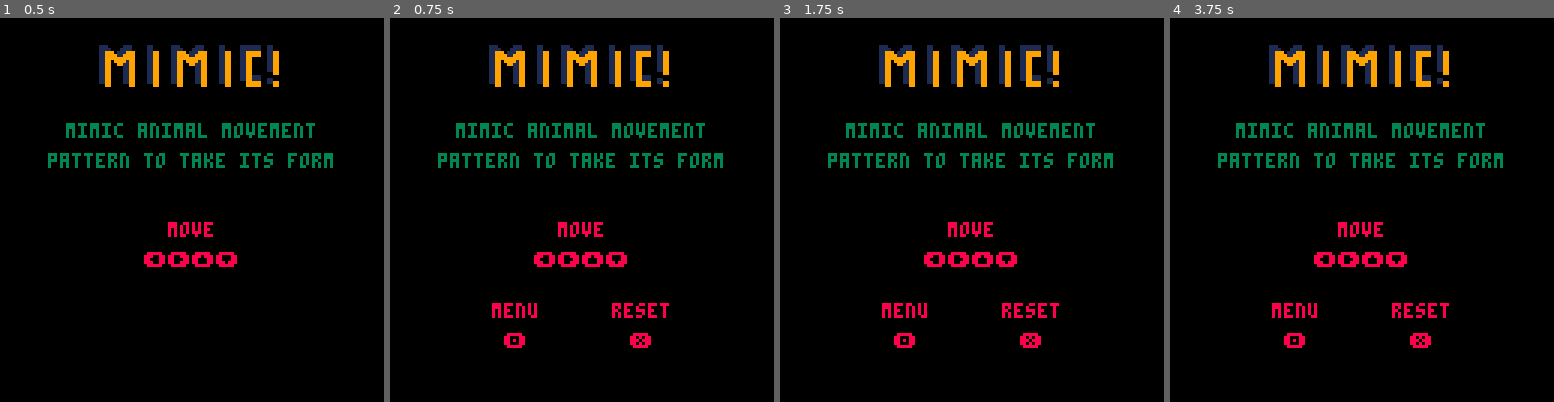
Above: before the commit, frames 1-4 (left to right).
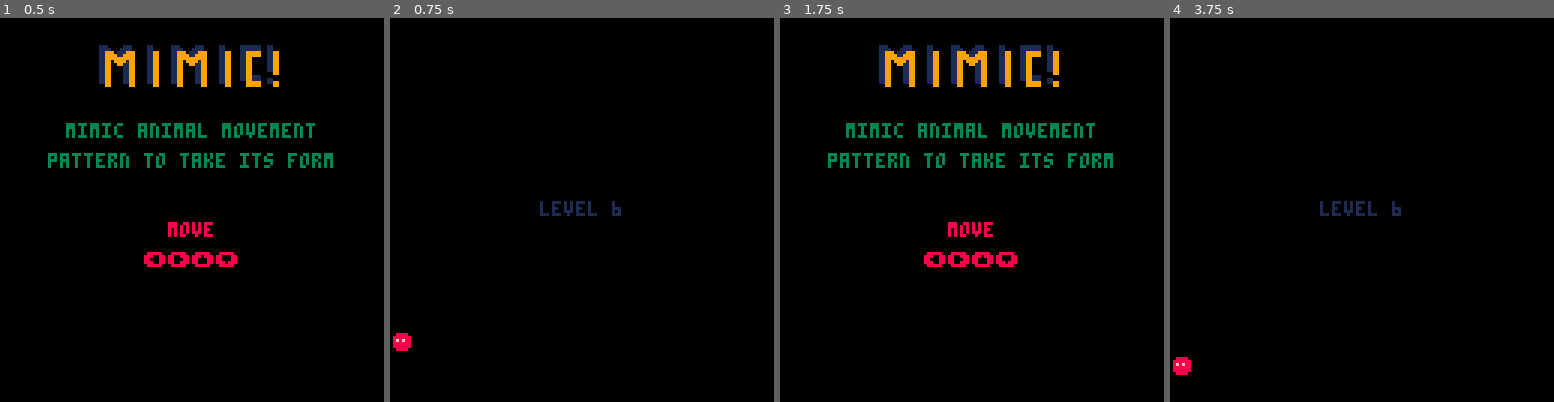
Above: after the commit, the same moments.

Repository: sourencho/mimic
Game: PICO-8 cartridge mimic.p8
The game is run twice, just before and just after one commit, with the same random seed, the same clock (stepped at 60 frames per second) and the same inputs.
Inputs:
- Up to frame 1 (0.5 s): tap X (X key) at 0.33 s
- Up to frame 2 (0.75 s): tap O (Z key) at 0.7 s
- Up to frame 3 (1.75 s): tap X (X key) at 1.07 s; hold Right from 1.6 s (still down); tap O (Z key) at 1.7 s
- Up to frame 4 (3.75 s): tap X (X key) at 1.85, 2.97 s; release Right at 2.1 s; tap O (Z key) every 0.4 s from 2.1 to 3.7 s; hold Up 2.15-2.42 s; hold Right 2.47-3.03 s; hold Left 3.08-3.58 s; hold Down from 3.63 s (still down)

Frame 1 is identical in both runs. In frame 2, 7.4% of the frame differs, in the area x 0-87%, y 7-87%; in frame 3, 0.8%; in frame 4, 7.4%.

Commit message:
Complete cloud tile type and add new lvl - make tile animations start at random tick - add pushable tree - add new level where you need to kill and push to win

Diff:
--- a/mimic.p8
+++ b/mimic.p8
@@ -23,7 +23,7 @@
 stuck_text = "press \151 to restart"
 
 level_size = 16
-level_count = 6
+level_count = 7
 start_level = 6
 
 debug = "DEBUG\n"
@@ -43,6 +43,7 @@
 ground = 4
 rock_small = 5
 cloud = 6
+tree_small = 7
 
 
 -- tile spr values
@@ -50,20 +51,32 @@
 wtr_spr_1 = 144
 wtr_spr_2 = 161
 wtr_spr_3 = 176
-
-tiles = {tree, water, rock, ground, win, rock_small, cloud}
+cld_spr_1 = 67
+cld_spr_2 = 83
+cld_spr_3 = 99
+cld_spr_4 = 115
+
+tiles = {tree, water, rock, ground, win, rock_small, cloud, tree_small}
 level_tiles = {}
 tile_frame_counts = {
     [win_spr] = 1,
     [wtr_spr_1] = 4,
     [wtr_spr_2] = 3,
     [wtr_spr_3] = 4,
+    [cld_spr_1] = 4,
+    [cld_spr_2] = 4,
+    [cld_spr_3] = 4,
+    [cld_spr_4] = 4,
 }
 tile_frame_speeds = {
     [win_spr] = 2,
     [wtr_spr_1] = 60,
     [wtr_spr_2] = 80,
     [wtr_spr_3] = 120,
+    [cld_spr_1] = 500,
+    [cld_spr_2] = 500,
+    [cld_spr_3] = 500,
+    [cld_spr_4] = 500,
 }
 
 -- ACTORS
@@ -83,13 +96,13 @@
     {
         spr_n = butter_spr,
         pattern = {{0, 1}, {0, 1}, {0, 1}, {0, -1} , {0, -1}, {0, -1}},
-        move_abilities = {tree, win},
+        move_abilities = {tree, tree_small, win},
         push_abilities = {},
     },
     {
         spr_n = bird_spr,
         pattern = {{0, -1}, {1, 0}, {0, 1}, {0, -1} , {-1, 0}, {0, 1}},
-        move_abilities = {cloud},
+        move_abilities = {cloud, win},
         push_abilities = {},
     },
 }
@@ -398,7 +411,7 @@
 function init_actors(l)
     for n in all(npcs) do
         local n_pos = find_sprite(l, n.spr_n)
-        if n_pos != nill then
+        if n_pos != nil then
             make_actor(n_pos[1], n_pos[2], n.spr_n, n.pattern, n.move_abilities, n.push_abilities)
         end
     end
@@ -423,7 +436,7 @@
 player_pattern_i = 0
 player_pattern_size = 10 -- must be 1 longer than the max npc pattern length
 player_move_abilities = {ground, win}
-player_push_abilities = {rock_small}
+player_push_abilities = {rock_small, tree_small}
 
 function init_player(l)
     local player_pos = find_sprite(l, player_spr)
@@ -581,9 +594,10 @@
     local tile_frame_speed = tile_frame_speeds[tile_spr]
     if (tile_frame_speed == nil) tile_frame_speed = 0
     tile.speed = tile_frame_speed
+    tile.tick_offset = flr(rnd(tile.speed))
 
     tile.spr = tile_spr
-    tile.frame = rnd(tile_frame_count)
+    tile.frame = flr(rnd(tile_frame_count))
     return tile
 end
 
@@ -674,7 +688,7 @@
     for i=0,level_size do
         for j=0,level_size do
             t = level_tiles[i][j]
-            if t.frames != 0 and tick % t.speed == 0 then
+            if t.frames != 0 and (tick + t.tick_offset) % t.speed == 0 then
                 t.frame += 1
                 t.frame %= t.frames
             end
@@ -711,6 +725,7 @@
 end
 
 function debug_log(s)
+    if(s == null) s = "nil"
     debug..=s.."\n"
 end
 
@@ -1032,7 +1047,7 @@
 
 
 __gff__
-0000080000000000000104100404000000000000000000000002000101000000000000000000000000020201000000000000000000000000000202000000000008100000000000020202020002020008040420000000000202020200000000080101000000000002020202020202000880000040404040400000000000000008
+0000080000000000000104100404000000000000000000000002000101000000000000000000000000020201000000000000000000000000000202000000000008100040404040020202020202020008040420404040400202020200000000080101804040404002020202020202000880000040404040400000000000000008
 0808080808080808080808080808080802020202020000000800000000000000020202020000000000000000000000000202020200000000000000000000000000000000000000000000000000000000000000000000000000000000000000000000000000000000000000000000000000000000000000000000000000000000
 __map__
 60606060606060606160606060606060000000000000000000000000000000000b0b0b0b61610b0b0b0b0b0b0b0b0b0b0000000000000000000000000000000060616160606060606060606060616060000000000000000000000000000000005760616161616060606061616060606100000000000000000000000000000000
@@ -1051,38 +1066,38 @@
 6060606a48496060600b606060606060000000000000000000000000000000000b0b0b0b0b0b0b0b0b0b0b6160606160000000000000000000000000000000006061576060500b0b515051515160606000000000000000000000000000000000600b606060616161515151515150505000000000000000000000000000000000
 60616160616749606060606060606160000000000000000000000000000000000b0b0b0b0b0b0b0b0b0b0b60616160610000c00000000000000000000000000048486d6061605060605151506060606100000000000000000000000000000000600b606060616060605150505150505000000000000000000000000000000000
 606060606060a1606060606060606060000000000000000000000000000000000b0b0b0b0b0b0b0b0b0b0b0b0b6061610000000000000000000000000000000060606060606061606160606060606109000000000000000000000000000000006160606160606161616150505050505000000000000000000000000000000000
-6160606160606060616060616061606000000000000000000000000000000000616161616161616161616161616161610000000000000000000000000000000050505050505050505050505050505050000000000000000000000000000000000000000000000000000000000000000000000000000000000000000000000000
-6061606060606061616161616160606000000000000000000000000000000000614141414141414141414141414141610000000000000000000000000000000050414141414141414141414141414150000000000000000000000000000000000000000000000000000000000000000000000000000000000000000000000000
-6060606061616161606061606061606000000000000000000000000000000000610b4141414141414141414141410b610000000000000000000000000000000050414141414141414141414141414150000000000000000000000000000000000000000000000000000000000000000000000000000000000000000000000000
-606061616060606061606051515060610000000000000000000000000000000061414141416060515151415151600b610000000000000000000000000000000050414141414141414141414141414150000000000000000000000000000000000000000000000000000000000000000000000000000000000000000000000000
-60616161606160606061605040506060000000000000000000000000000000006141414160605151516041520b6041610000000000000000000000000000000050414141414141414141414141414150000000000000000000000000000000000000000000000000000000000000000000000000000000000000000000000000
-6060606060606061616060505050606000000000000000000000000000000000614141416060515151606151410b41610000000000000000000000c40000000050414141414141414141414141414150000000000000000000000000000000000000000000000000000000000000000000000000000000000000000000000000
-6061606160606060605150515051515000000000000000000000000000000000614141416051515151615150415151610000000000000000000000000000000050414141767373737341414141414150000000000000000000000000000000000000000000000000000000000000000000000000000000000000000000000000
-6060606060606060605041505050615100000000000000000000000000000000614141416051514051616060415151610000000000000000000000000000000050414141737477737541414141414150000000000000000000000000000000000000000000000000000000000000000000000000000000000000000000000000
-6061606041414160605141505150605000000000000000000000000000000000614141416060515150616160515160600000000000000000000000000000000050414141737475777441414141414150000000000000000000000000000000000000000000000000000000000000000000000000000000000000000000000000
-6160615241414141605041505150605100000000000000000000000000000000614141414160615150515151515160600000000000000000000000000000000050414141767774757341414141414150000000000000d40000000000000000000000000000000000000000000000000000000000000000000000000000000000
-6060515041414141605041505050605000000000000000000000000000000000604141414141416061606060616061610000000000000000000000000000000050414141757473757741414141414150000000000000000000000000000000000000000000000000000000000000000000000000000000000000000000000000
-6160505052414141414141506050606000000000000000000000000000000000604141414141414141414151616161610000000000000000000000000000000050414141414141414141414141414150000000000000000000000000000000000000000000000000000000000000000000000000000000000000000000000000
-6060515041604141414141506050606000000000000000000000000000000000604141414141414152415160616161600000000000000000000000000000000050414141414141414141414141414150000000000000000000000000000000000000000000000000000000000000000000000000000000000000000000000000
-60605150506141616161515161515061000000c40000c000000000000000000061414141414141415151505161616160000000000000000000000000000000005041414141414141414141414141415000000000c000000000000000000000000000000000000000000000000000000000000000000000000000000000000000
-6061505150606060606060606060616100000000000000000000000000000000616141414141415051516151474848b00000c00000000000000000000000000050414141414141414141414141414150000000000000000000000000000000000000000000000000000000000000000000000000000000000000000000000000
-6060616061606161616161616161606000000000000000000000000000000000616161616161616161516161a16161600000000000000000000000000000000050505050505050505050505050505050000000000000000000000000000000000000000000000000000000000000000000000000000000000000000000000000
-…(19 lines of a section not shown)…
+6160606160606060616060616061606000000000000000000000000000000000616161616161616161616161616161610000000000000000000000000000000041414141414141414141404141414141000000000000000000000000000000000000000000000000000000000000000000000000000000000000000000000000
+6061606060606061616161616160606000000000000000000000000000000000614141414141414141414141414141610000000000000000000000000000004141414141414141414143634341414141000000000000000000000000000000000000000000000000000000000000000000000000000000000000000000000000
+6060606061616161606061606061606000000000000000000000000000000000610b4141414141414141414141410b610000000000000000000000000000004141414141414141414364447343414141000000000000000000000000000000000000000000000000000000000000000000000000000000000000000000000000
+606061616060606061606051515060610000000000000000000000000000000061414141416060515151415151600b610000000000000000000000000000004141414141414141414353436353634141000000000000000000000000000000000000000000000000000000000000000000000000000000000000000000000000
+60616161606160606061605040506060000000000000000000000000000000006141414160605151516041520b60416100000000000000000000000000000000414141414141414353634350435343410000000000000000d4000000000000000000000000000000000000000000000000000000000000000000000000000000
+6060606060606061616060505050606000000000000000000000000000000000614141416060515151606151410b41610000000000000000000000c40000000041414141414141634343505051646441000000000000000000000000000000000000000000000000000000000000000000000000000000000000000000000000
+6061606160606060605150515051515000000000000000000000000000000000614141416051515151615150415151610000000000000000000000000000000041414141414153435350515150536643000000000000000000000000000000000000000000000000000000000000000000000000000000000000000000000000
+6060606060606060605041505050615100000000000000000000000000000000614141416051514051616060415151610000000000000000000000000000000041414141414141515251515151504141000000000000000000000000000000000000000000000000000000000000000000000000000000000000000000000000
+6061606041414160605141505150605000000000000000000000000000000000614141416060515150616160515160600000000000000000000000000000000041414141414141515151515151514141000000000000000000000000000000000000000000000000000000000000000000000000000000000000000000000000
+6160615241414141605041505150605100000000000000000000000000000000614141414160615150515151515160600000000000000000000000000000000061616041414150515152515150415141000000000000000000000000000000000000000000000000000000000000000000000000000000000000000000000000
+60605150414141416050415050506050000000000000000000000000000000006041414141414160616060606160616100000000000000000000000000000000b0484960415051515050515050415050000000000000000000000000000000000000000000000000000000000000000000000000000000000000000000000000
+616050505241414141414150605060600000000000000000000000000000000060414141414141414141415161616161000000000000000000000000000000006160576162605051505151505052415000d200000000000000000000000000000000000000000000000000000000000000000000000000000000000000000000
+606051504160414141414150605060600000000000000000000000000000000060414141414141415241516061616160000000000000000000000000000000006160a16151505052505051515141515100000000000000000000c400000000000000000000000000000000000000000000000000000000000000000000000000
+60605150506141616161515161515061000000c40000c0000000000000000000614141414141414151515051616161600000000000000000000000000000000041604b51505250515150505141415151c00000000000000000000000000000000000000000000000000000000000000000000000000000000000000000000000
+6061505150606060606060606060616100000000000000000000000000000000616141414141415051516151474848b00000c00000000000000000000000000041624141414141414141414141414150000000000000000000000000000000000000000000000000000000000000000000000000000000000000000000000000
+6060616061606161616161616161606000000000000000000000000000000000616161616161616161516161a16161600000000000000000000000000000000060616060626160606160606062616060000000000000000000000000000000000000000000000000000000000000000000000000000000000000000000000000
+…(19 lines of a section not shown)…
Not shown, changed: 25 lines of the sprite sheet (__gfx__) section of mimic.p8
